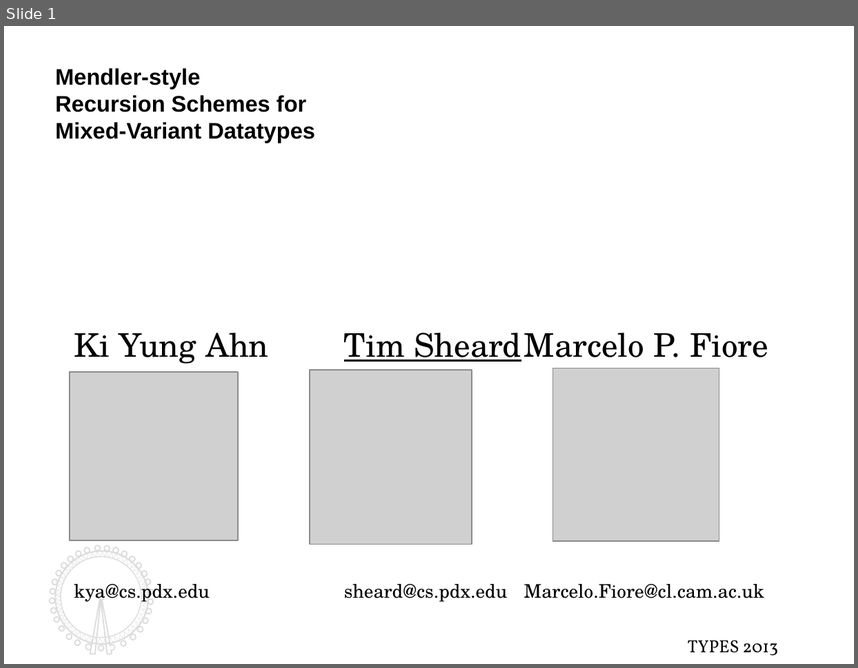
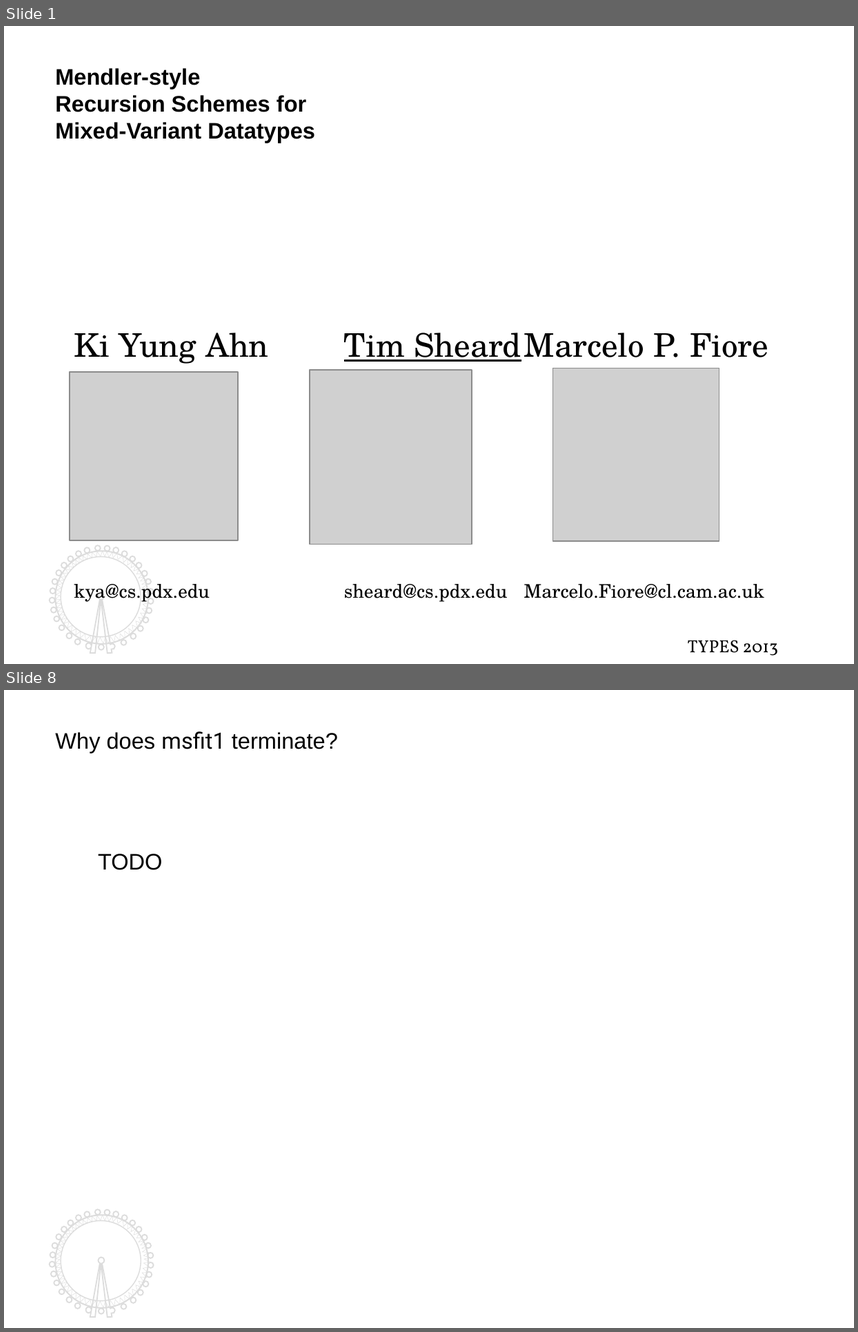
Before and after one commit to kyagrd/naxPapers, a slide deck: draft/TYPES13/ppt/myslide.odp. Shown one above the other, each under a label of ours: slide 1 before the commit, slides 1 and 8 after it; the slides between them are not shown. The pictures are 858x668 and 858x1332 pixels, drawn with LibreOffice and Linux fonts; fonts in the diff are those of the drawing; grey boxes stand for pictures. Boxes give left, top, right and bottom in pixels: in the first picture for what was removed or moved away, otherwise in the second. Text is boxed around its words. In the diff, an @@ line names an element or a change of style, - is before the commit and + after.

```diff
--- a/draft/TYPES13/ppt/myslide.odp
+++ b/draft/TYPES13/ppt/myslide.odp
@@ slide 8 added at [4,690,854,1328], background #FFFFFF; not listed: 4 template elements that a slide beside it also shows @@
@@ text added at [55,731,338,753], 18 pt, text #000000 @@
+Why does msfit1 terminate?
@@ text added at [98,854,162,870], 18 pt, text #000000 @@
+TODO
@@ slide 1 changed as well @@
@@ freeform shape at [49,546,154,654]: outline redrawn @@
@@ freeform shape at [55,551,149,644]: outline redrawn @@
```
Also in this commit, not shown: 2 other slides changed, 5 other slides added, 3 slides removed, 1 other file.
